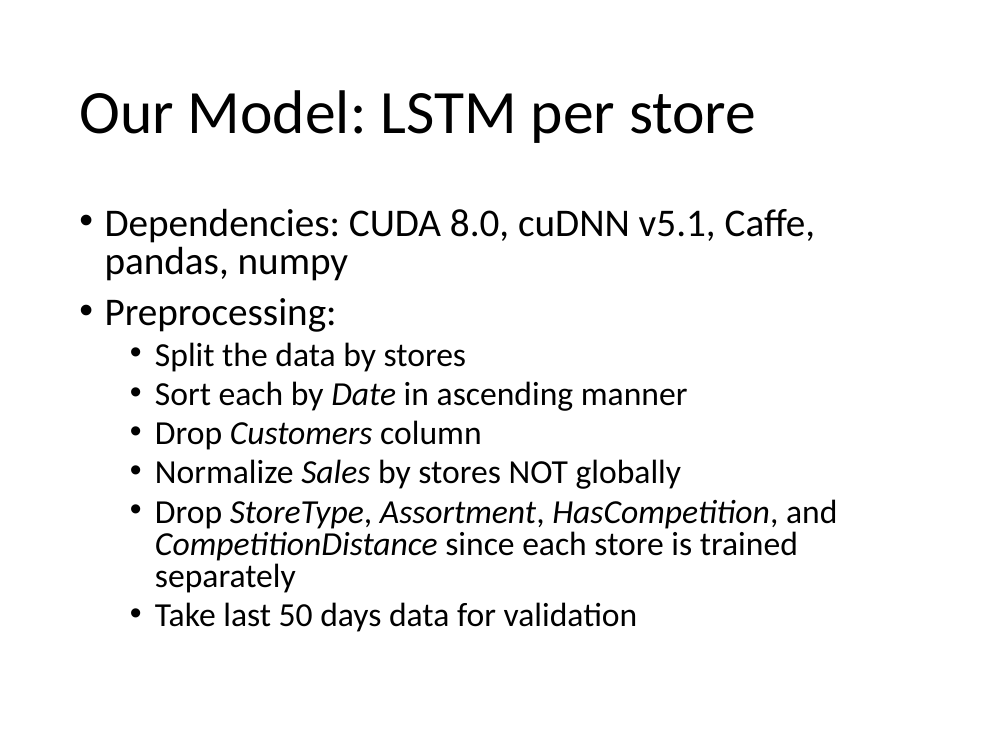
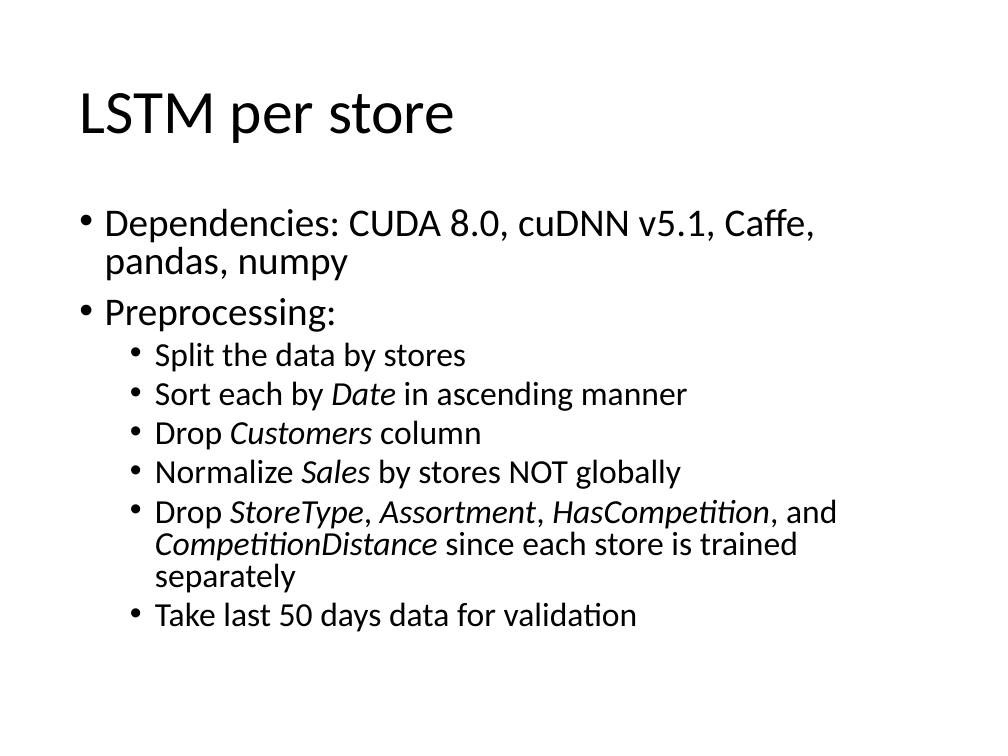
Before and after one commit to Stefan0010/CZ4041, a slide deck: slide 5 of slides/main.pptx (slide 4 before the commit). Drawn at 1008x756 pixels with LibreOffice and Linux fonts; fonts in the diff are those of the drawing. Boxes give left, top, right and bottom in pixels: in the first picture for what was removed or moved away, otherwise in the second. Text is boxed around its words. In the diff, an @@ line names an element or a change of style, - is before the commit and + after.

Commit message:
Update slides

```diff
--- a/slides/main.pptx
+++ b/slides/main.pptx
@@ title at (79,93,455,143): text changed @@
-Our Model: LSTM per store
+LSTM per store
```
Also in this commit, not shown: 1 other slide changed, 12 slides added, 1 slide removed.
